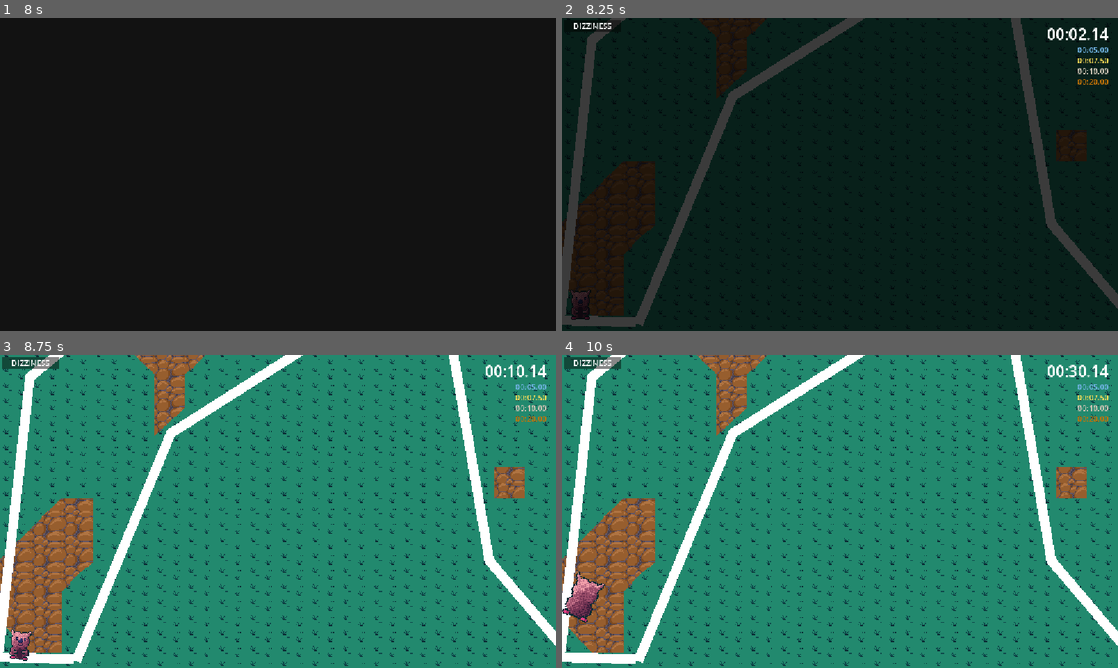
Above: before the commit, frames 1-4 (two rows, left to right).
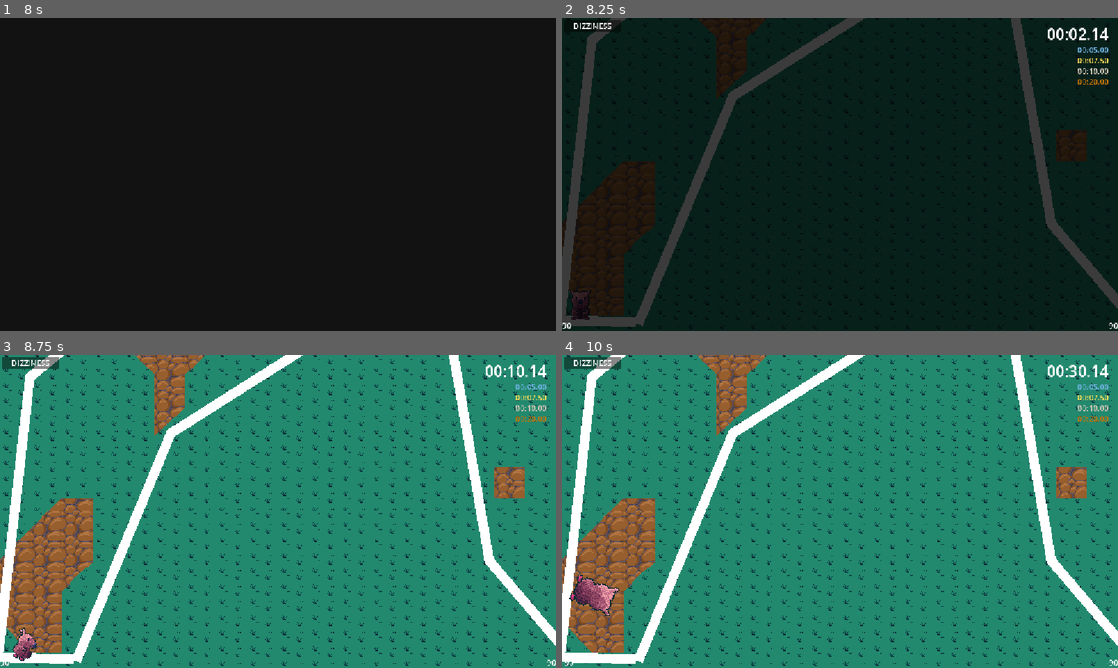
Above: after the commit, the same moments.

Repository: robplaysmusic-bit/dizzy-dash
Game: Godot game, scene res://levels/spin-test.tscn
The game is run twice, just before and just after one commit, with the same random seed, the same clock (stepped at 60 frames per second) and the same inputs.
Inputs (mouse positions are in pixels of both pictures, inside the frame that each line leads up to):
- Up to frame 1 (8 s): tap Enter at 0.5, 2.1, 5.1 s; move the mouse to (400, 158) at 0.52 s; hold D (right) 0.53-1.25 s; tap Delete at 0.6, 3.6, 6.6 s; click (400, 158) at 0.67 s; tap Space (jump) at 0.77, 3.77, 6.77 s; drag from (166, 190) to (250, 237) at 1.27 s; tap E (retry_spin) at 2 s; move the mouse to (333, 105) at 2.02 s; hold D (right) 2.03-2.75 s; drag from (250, 237) to (111, 127) at 2.77 s; move the mouse to (444, 221) at 3.52 s; hold A (left) 3.53-4.25 s; drag from (111, 127) to (194, 96) at 4.27 s; move the mouse to (305, 174) at 5.02 s; hold S (down) 5.03-5.75 s; click (305, 174) at 5.17 s; drag from (194, 96) to (166, 190) at 5.77 s; move the mouse to (400, 158) at 6.52 s; hold W (up) 6.53-7.25 s; drag from (166, 190) to (250, 237) at 7.27 s
- Up to frame 2 (8.25 s): move the mouse to (895, 105) at 8.02 s; hold S (down) from 8.03 s (still down); tap Enter at 8.1 s
- Up to frame 3 (8.75 s): keep holding S (down)
- Up to frame 4 (10 s): release S (down) at 8.75 s; drag from (812, 574) to (673, 464) at 8.77 s; move the mouse to (1006, 558) at 9.52 s; hold W (up) from 9.53 s (still down); tap Delete at 9.6 s; click (1006, 558) at 9.67 s; tap Space (jump) at 9.77 s

Frame 1 is identical in both runs. In frame 2, less than 0.1% of the frame differs, in the area x 0-100%, y 86-100%; in frame 3, 0.4%; in frame 4, 0.9%, in the area x 0-100%, y 69-100%.

Commit message:
simplify input to physics conversion

Diff:
--- a/autoloads/dizzy_manager.gd
+++ b/autoloads/dizzy_manager.gd
@@ -10,11 +10,13 @@
 const MAX_OH_NO_DIZZY : int = 5000
 
 class DizzyEffect:
+	var angle_range: float
 	var min_angle: float
 	var max_angle: float
 	var angle_change_rate: float
 
 	func _init(center: float, width: float, rate: float) -> void:
+		self.angle_range = width
 		self.min_angle = center - width
 		self.max_angle = center + width
 		self.angle_change_rate = rate
@@ -59,9 +61,6 @@
 # Dizziness should be set before loading the next level
 func set_dizziness(value : int) -> void:
 	_dizziness = value
-	# if we were dizzier in a previous round than this one, we want to avoid
-	# unintentionally changing rotation.
-	rotation_change_timer.stop()
 
 func get_dizziness() -> float:
 	return _dizziness
@@ -85,34 +84,12 @@
 
 # Intended to be called every physics processing frame to "correct" player inputs
 func apply_dizziness(player_input : Vector2) -> Vector2:
-	var dizzy_input : Vector2 = Vector2.ZERO
-	var rotation_angle := 0.0
+	var effect := _info[_tier]
+	# TODO: this cycles but with a discontinuity at 0. make it smooth
+	var timer_progress := rotation_change_timer.time_left / rotation_change_timer.wait_time
+	var rotation_angle := effect.min_angle + timer_progress * effect.angle_range
 
-	var rotation_range := _info[_tier].max_angle - _info[_tier].min_angle
-	if _tier != Dizzy.NOT_DIZZY: # avoid modulo by zero
-		rotation_angle = _info[_tier].min_angle + (fmod(_dizziness, rotation_range))
-
-	if _info[_tier].angle_change_rate > 0 and rotation_change_timer.is_stopped():
-		rotation_change_timer.start(_info[_tier].angle_change_rate)
-
-	dizzy_input = player_input.rotated(deg_to_rad(rotation_angle))
-	return dizzy_input
-
-
-func _on_rotation_change_timer_timeout() -> void:
-	var previous_tier := _tier
-	if rotation_increasing:
-		_dizziness += 1
-	else:
-		_dizziness -= 1
-
-	# we hit a boundary, change directions
-	if _tier != previous_tier or _dizziness == _info[Dizzy.OH_NO].max_angle:
-		rotation_increasing = !rotation_increasing
-		if rotation_increasing:
-			_dizziness += 1
-		else:
-			_dizziness -= 1
+	return player_input.rotated(deg_to_rad(rotation_angle))
 
 func format_time(time: float) -> String:
 	var seconds := int(time)
--- a/autoloads/dizzy_manager.tscn
+++ b/autoloads/dizzy_manager.tscn
@@ -6,5 +6,6 @@
 script = ExtResource("1_o3bkc")
 
 [node name="RotationChangeTimer" type="Timer" parent="." unique_id=625144693]
-
-[connection signal="timeout" from="RotationChangeTimer" to="." method="_on_rotation_change_timer_timeout"]
+process_callback = 0
+wait_time = 6.0
+autostart = true
--- a/menus/timer_ui.gd
+++ b/menus/timer_ui.gd
@@ -17,6 +17,8 @@
 @onready var bronze_time: Label = $MarginContainer/VBoxContainer/BronzeTime
 @onready var result_ui: ResultUI = $ResultUI
 @onready var pause_ui: Control = $PauseUI
+@onready var dizzy_debug: Label = $DizzyDebug
+@onready var input_debug: Label = $InputDebug
 
 # Called when the node enters the scene tree for the first time.
 func _ready() -> void:
@@ -44,6 +46,10 @@
 
 # Called every frame. 'delta' is the elapsed time since the previous frame.
 func _process(_delta: float) -> void:
+	var input: Vector2 = Input.get_vector("left", "right", "up", "down")
+	input_debug.text = "%d" % int(rad_to_deg(input.angle()))
+	var output: Vector2 = DizzyManager.apply_dizziness(input)
+	dizzy_debug.text = "%d" % int(rad_to_deg(output.angle()))
 	if stopped or pause_ui.visible: return
 
 	actual_seconds_elapsed = elapsed_time()
--- a/menus/timer_ui.tscn
+++ b/menus/timer_ui.tscn
@@ -71,3 +71,25 @@
 
 [node name="PauseUI" parent="." unique_id=694073540 instance=ExtResource("4_xw2qq")]
 visible = false
+
+[node name="DizzyDebug" type="Label" parent="." unique_id=35567627]
+anchors_preset = 3
+anchor_left = 1.0
+anchor_top = 1.0
+anchor_right = 1.0
+anchor_bottom = 1.0
+offset_left = -40.0
+offset_top = -23.0
+grow_horizontal = 0
+grow_vertical = 0
+text = "(0, 0)"
+horizontal_alignment = 2
+
+[node name="InputDebug" type="Label" parent="." unique_id=995636257]
+anchors_preset = 2
+anchor_top = 1.0
+anchor_bottom = 1.0
+offset_top = -23.0
+offset_right = 37.0
+grow_vertical = 0
+text = "(0, 0)"
--- a/player/player.gd
+++ b/player/player.gd
@@ -23,6 +23,8 @@
 
 var last_direction : Vector2 = Vector2.DOWN
 
+@export var move_scale: float
+
 @onready var jump_timer: Timer = $JumpTimer
 @onready var sprite: AnimatedSprite2D = $AnimatedSprite2D
 @onready var respawn_timer: Timer = $RespawnTimer
@@ -37,7 +39,6 @@
 			dead = true
 		return
 	var velocity := state.get_linear_velocity()
-	var step := state.get_step()
 
 	var raw_input := Vector2.ZERO
 	# read player inputs and apply dizziness
@@ -48,29 +49,10 @@
 	if Input.is_action_just_pressed("jump") and jump_timer.is_stopped():
 		_handle_jump()
 
-	# left / right movement
-	if dizzy_input.x < 0:
-		if velocity.x > -MAX_WALK_SPEED:
-			velocity.x -= WALK_ACCEL * step
-	elif dizzy_input.x > 0:
-		if velocity.x < MAX_WALK_SPEED:
-			velocity.x += WALK_ACCEL * step
-
-	# up / down movement
-	if dizzy_input.y < 0:
-		if velocity.y > -MAX_WALK_SPEED:
-			velocity.y -= WALK_ACCEL * step
-	elif dizzy_input.y > 0:
-		if velocity.y < MAX_WALK_SPEED:
-			velocity.y += WALK_ACCEL * step
-
-	# TBD how we will find floor contact on z axis and apply physics for things
-	# like ice / sand / etc.
+	state.apply_force(dizzy_input * move_scale)
 
 	_handle_icy_terrain()
 	_handle_animations(velocity)
-
-	state.set_linear_velocity(velocity)
 
 func is_jumping() -> bool:
 	return !jump_timer.is_stopped()
--- a/player/player.tscn
+++ b/player/player.tscn
@@ -275,8 +275,10 @@
 [node name="Player" type="RigidBody2D" unique_id=715659999 groups=["player"]]
 z_index = 10
 gravity_scale = 0.0
+center_of_mass_mode = 1
 linear_damp = 5.0
 script = ExtResource("1_oul6g")
+move_scale = 1000.0
 
 [node name="AnimatedSprite2D" type="AnimatedSprite2D" parent="." unique_id=1609306316]
 sprite_frames = SubResource("SpriteFrames_c6smh")
@@ -285,7 +287,6 @@
 frame_progress = 0.30581087
 
 [node name="CollisionShape2D" type="CollisionShape2D" parent="." unique_id=1477498328]
-visible = false
 position = Vector2(-1, 0)
 shape = SubResource("CapsuleShape2D_3rros")
 
Not shown, removed: player/player.gd.orig
